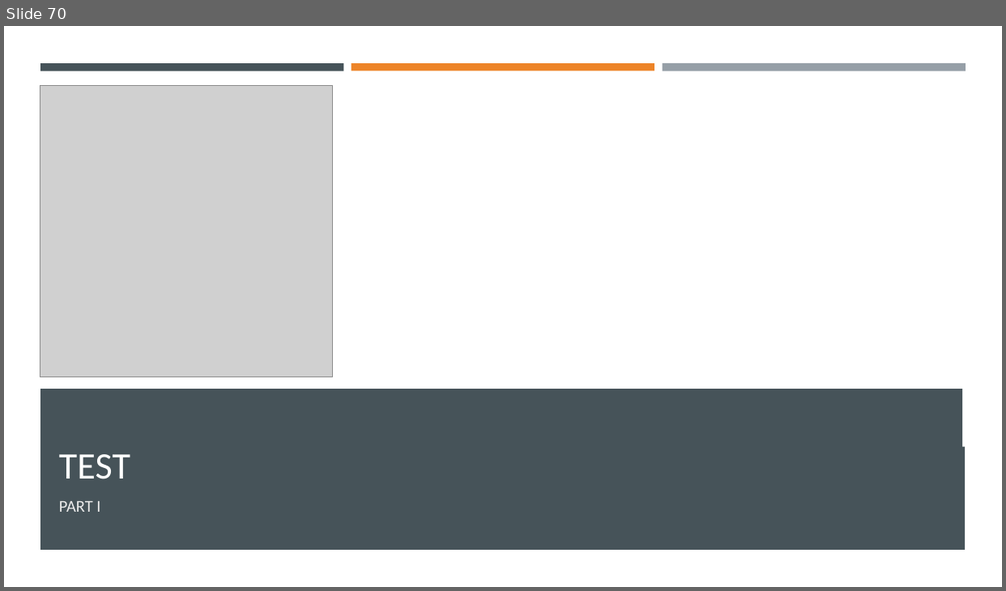
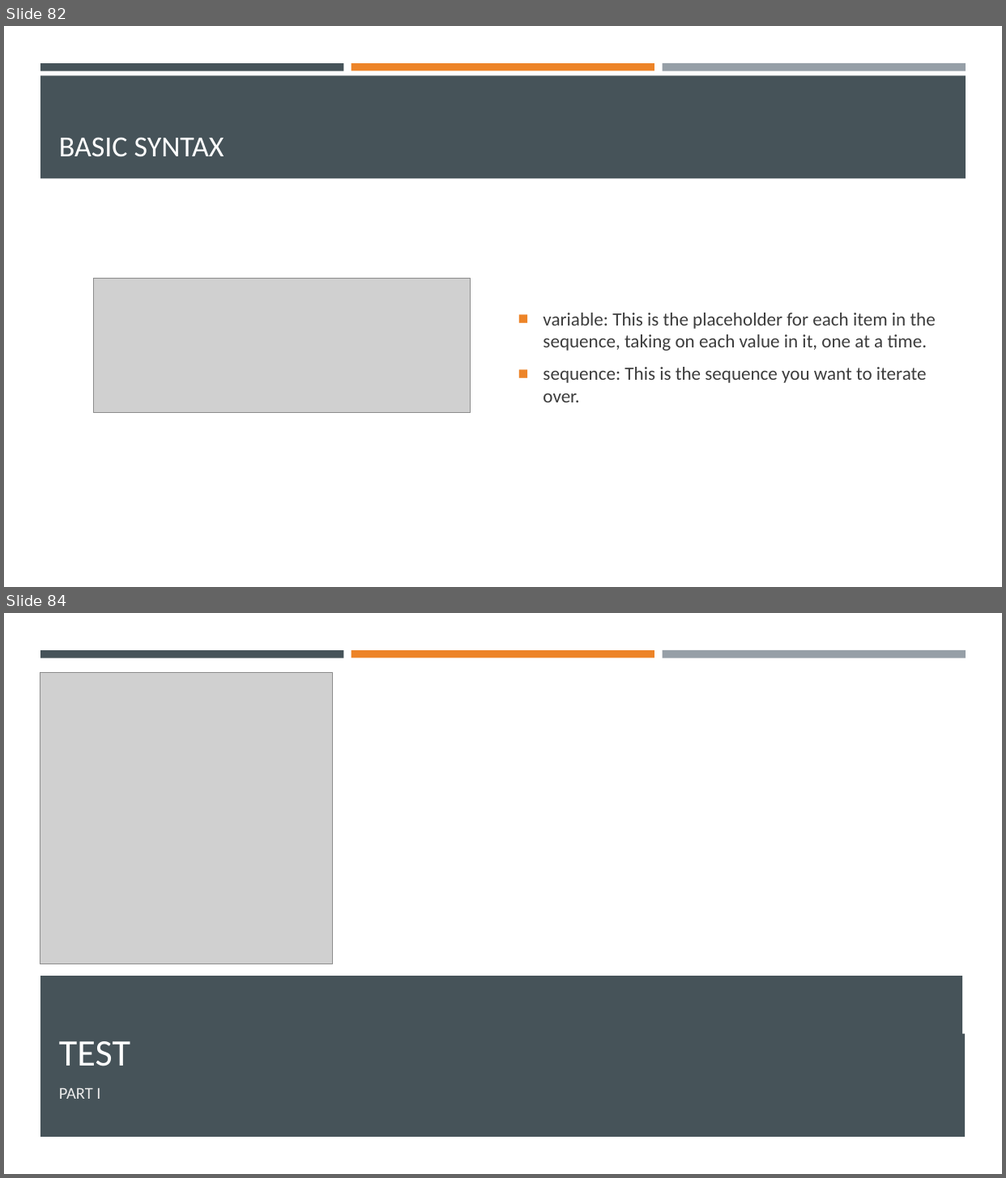
Before and after one commit to Ghost0396/iot, a slide deck: python/Python 3.pptx. Shown one above the other, each under a label of ours: slide 70 before the commit, slides 82 and 84 after it; the slides between them are not shown. The pictures are 1006x591 and 1006x1178 pixels, drawn with LibreOffice and Linux fonts; fonts in the diff are those of the drawing; grey boxes stand for pictures. Boxes give left, top, right and bottom in pixels: in the first picture for what was removed or moved away, otherwise in the second. Text is boxed around its words. In the diff, an @@ line names an element or a change of style, - is before the commit and + after.

```diff
--- a/python/Python 3.pptx
+++ b/python/Python 3.pptx
@@ slide 82 added at (4,26,1002,587), background #FFFFFF @@
@@ rectangle added at (40,63,344,71), fill #465359 @@
@@ rectangle added at (351,63,654,71), fill #ED8428 @@
@@ rectangle added at (662,63,965,71), fill #969FA7 @@
@@ rectangle added at (40,75,966,179), fill #465359 @@
@@ title added at (59,137,224,157), 28 pt, text #FFFFFF @@
+BASIC SYNTAX
@@ picture added at (94,279,471,413) @@
@@ text added at (543,313,936,403), 18 pt, text #3D3D3D @@
+■ variable: This is the placeholder for each item in the sequence, taking on each value in it, one at a time.
+■ sequence: This is the sequence you want to iterate over.
@@ what was slide 70 is now slide 84 @@
```
Also in this commit, not shown: 13 other slides added.
